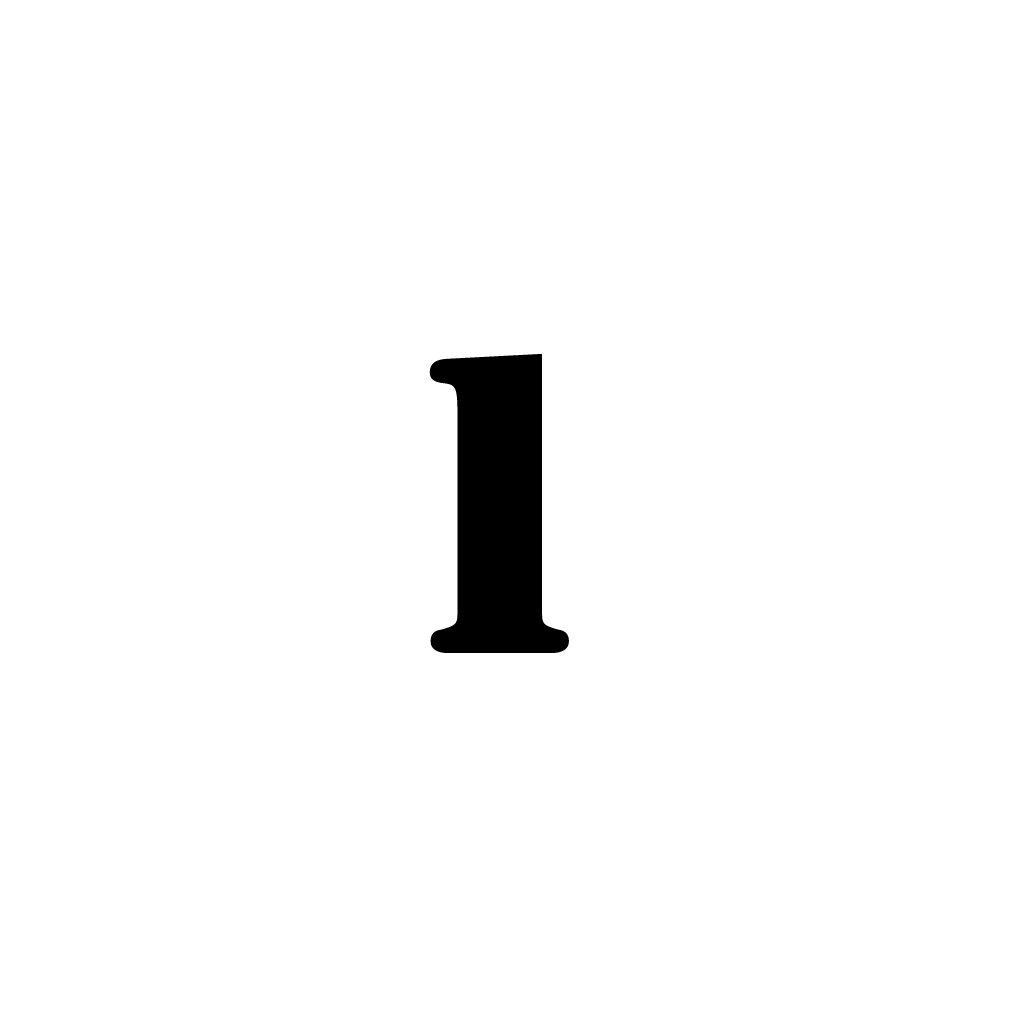
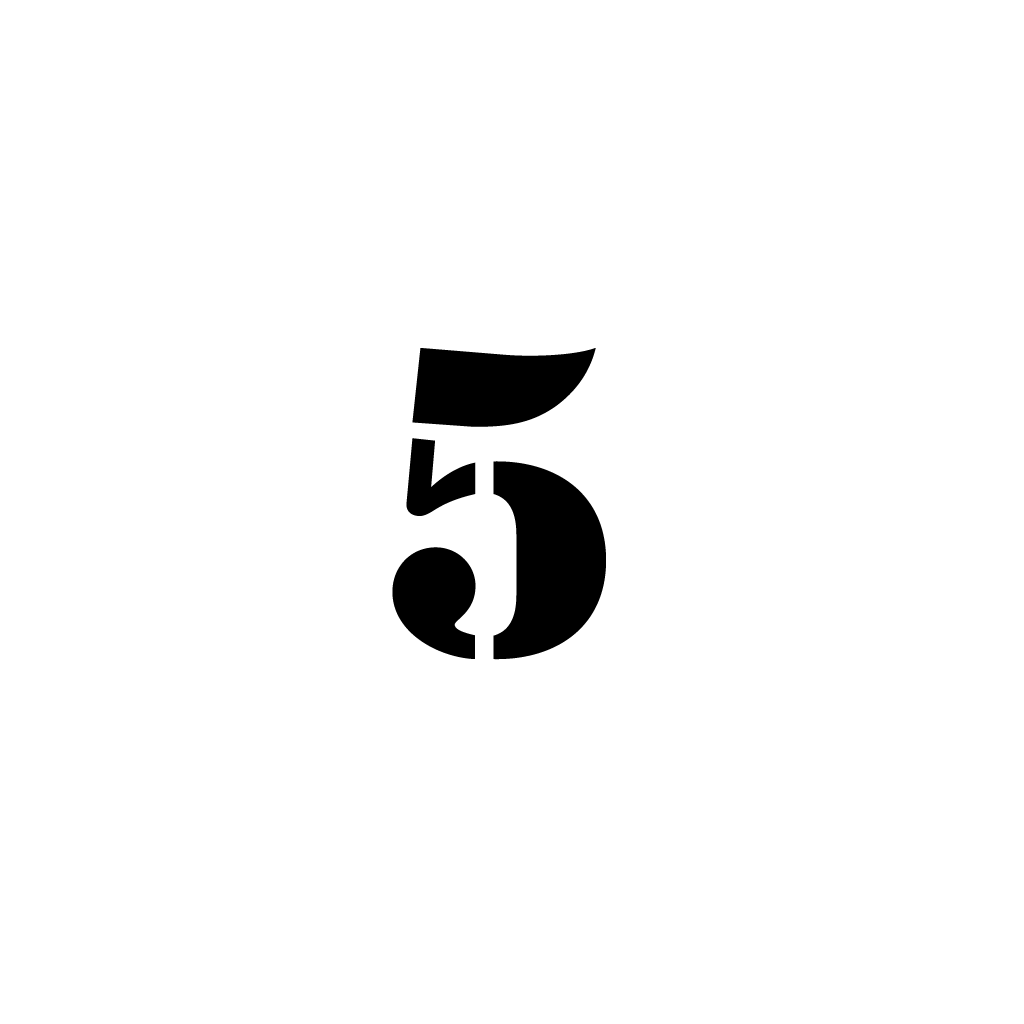
Revision of a layered (1024, 1024) image; what changed, layer by layer:
showed "5" over (392, 348, 606, 660)
hid "1" over (429, 354, 569, 653)
